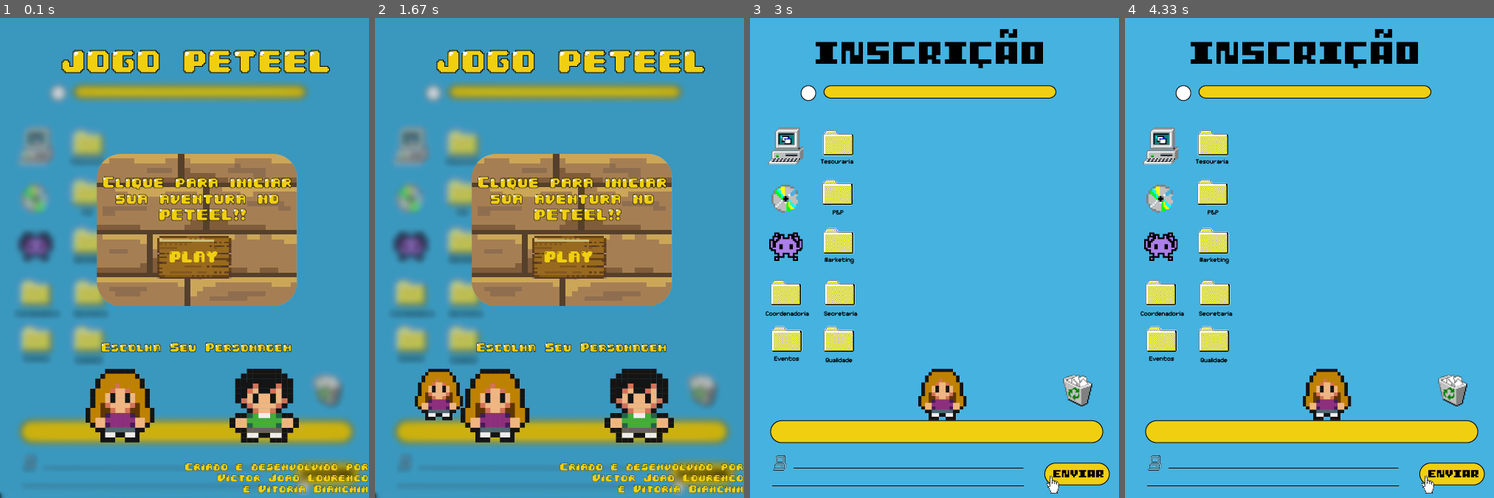
Above: before the commit, frames 1-4 (left to right).
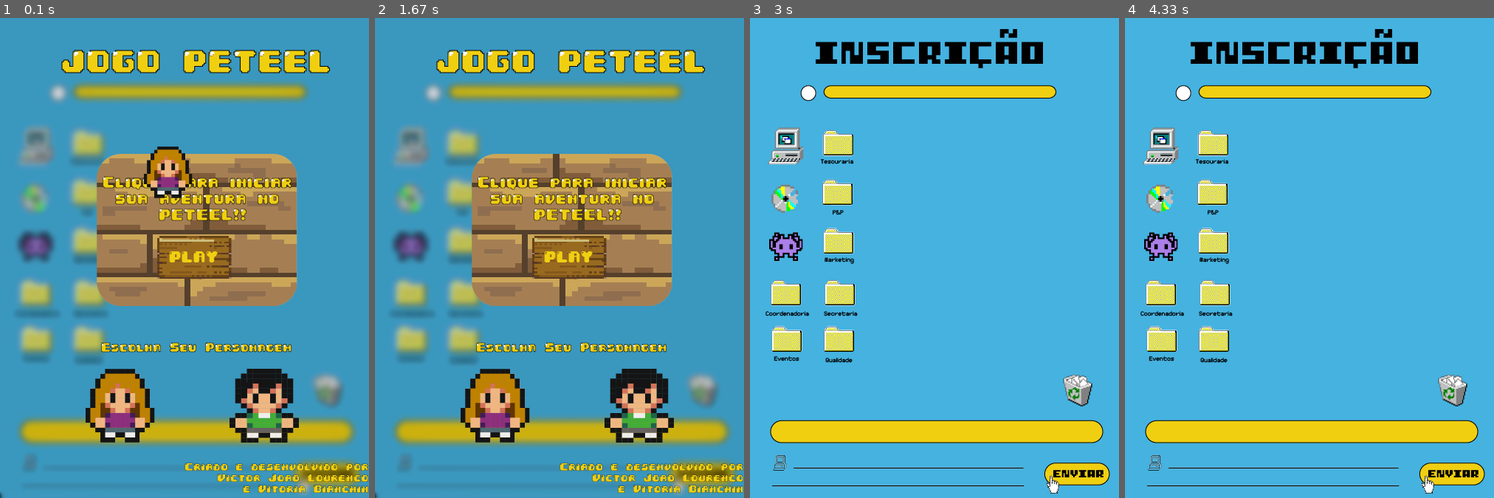
Above: after the commit, the same moments.

Repository: Victor-J-L/JOGO-PETEEL
Game: pygame game, started from primeirafase.py
Same seed, same stepped clock (60 frames per second), same inputs: the game is played once before the commit and once after it.
Inputs (mouse positions are in pixels of both pictures, inside the frame that each line leads up to):
- Up to frame 1 (0.1 s): no input
- Up to frame 2 (1.67 s): hold Left 0.33-0.87 s; hold Left 0.9-1.3 s; hold Right from 1.33 s (still down)
- Up to frame 3 (3 s): release Right at 1.97 s; hold Left 2-2.47 s; click (871, 373) at 2.55 s; click (945, 258) at 2.88 s
- Up to frame 4 (4.33 s): hold Right 3.17-3.63 s; move the mouse to (1324, 315) at 3.2 s; hold Right 3.67-4.13 s; hold Left from 4.17 s (still down)

The runs differ from the first frame. In frame 1, 1.1% of the frame differs, in the area x 39-53%, y 26-38%; in frame 2, 1.1%, in the area x 10-24%, y 73-84%; in frame 3, 1.1%; in frame 4, 1.1%.

Commit message:
Criado Gravidade

Diff:
--- a/primeirafase.py
+++ b/primeirafase.py
@@ -31,7 +31,7 @@
         self.rect.top = 800
         self.rect.left = 228
         self.rect.right = 228
-        self.pos = vec(261, 510)
+        self.pos = vec(228,200)
         self.vel = vec(0, 0)
         self.acc = vec(0, 0)
 
@@ -161,16 +161,14 @@
             if event.type == pygame.MOUSEBUTTONDOWN:
                 personagem.image = pygame.image.load("Imagens/personagem/personagem1frente_min.png") #personagem1frente
                 personagem.rect = personagem.image.get_rect()
-                personagem.rect.top = 475
-                personagem.rect.left = 800
+                personagem.rect.center = (800,800)
                 selecao.rect.right = 217
 
         if xmouse >= personagem2.rect.left and xmouse <= personagem2.rect.right and ymouse <= personagem2.rect.bottom and ymouse >= personagem2.rect.top:
             if event.type == pygame.MOUSEBUTTONDOWN:
                 personagem.image = pygame.image.load("Imagens/personagem/personagem2frente_min.png") #personagem1frente
                 personagem.rect = personagem.image.get_rect()
-                personagem.rect.top = 475
-                personagem.rect.left = 800
+                personagem.rect.center=(800,800)
                 selecao.rect.right = 412
 
         if xmouse >= botaoplay.rect.left and xmouse <= botaoplay.rect.right and ymouse <= 351 and ymouse >= 295:
@@ -179,39 +177,30 @@
                 botaoplay.rect.left = 800
                 personagem1.rect.left = 800
                 personagem2.rect.left = 800
-                personagem.rect.top = 475
-                personagem.rect.left = 228
+                personagem.rect.center = (228,200)
                 selecao.rect.right = 800
                 fundo = pygame.image.load("Imagens/Primeira Fase/fundo1_1.png")
 
        #Código Movimento do personagem
-        personagem.acc = vec(0, 0)
+        personagem.acc = vec(0, 0.5)
         keys = pygame.key.get_pressed()
         if keys[pygame.K_LEFT]:
             personagem.acc.x = -0.5
-            personagem.acc += personagem.vel * (-0.12)
-            personagem.vel += personagem.acc
-            personagem.pos += personagem.vel + 0.5 * personagem.acc
-
-            if personagem.pos.x > 500:
-                personagem.pos.x = 0
-            if personagem.pos.x < 0:
-                personagem.pos.x = 500
-
-            personagem.rect.center = personagem.pos
 
         if keys[pygame.K_RIGHT]:
             personagem.acc.x = 0.5
-            personagem.acc += personagem.vel * (-0.12)
-            personagem.vel += personagem.acc
-            personagem.pos += personagem.vel + 0.5 * personagem.acc
-
-            if personagem.pos.x > 500:
-                personagem.pos.x = 0
-            if personagem.pos.x < 0:
-                personagem.pos.x = 500
-
-            personagem.rect.center = personagem.pos
+
+        personagem.acc.x += personagem.vel.x * (-0.12)
+        personagem.vel += personagem.acc
+        personagem.pos += personagem.vel + 0.5 * personagem.acc
+
+        if personagem.pos.x > 500:
+            personagem.pos.x = 0
+        if personagem.pos.x < 0:
+            personagem.pos.x = 500
+
+        personagem.rect.center = personagem.pos
+
 
         #Desenhar
         tela.blit(fundo, (0,0))
--- a/primeirafaseteste.py
+++ b/primeirafaseteste.py
@@ -212,11 +212,11 @@
                 fundo = pygame.image.load("Imagens/Primeira Fase/fundo1_1.png")
 
        #Código Movimento do personagem
-        personagem.acc = vec(0, 0)
+        """personagem.acc = vec(0, 0.5)
         keys = pygame.key.get_pressed()
         if keys[pygame.K_LEFT]:
             personagem.acc.x = -0.5
-            personagem.acc += personagem.vel * (-0.12)
+            personagem.acc.x += personagem.vel.x * (-0.12)
             personagem.vel += personagem.acc
             personagem.pos += personagem.vel + 0.5 * personagem.acc
 
@@ -228,17 +228,17 @@
             personagem.rect.center = personagem.pos
 
         if keys[pygame.K_RIGHT]:
-            personagem.acc.x = 0.5
-            personagem.acc += personagem.vel * (-0.12)
-            personagem.vel += personagem.acc
-            personagem.pos += personagem.vel + 0.5 * personagem.acc
+        personagem.acc.x = 0.5
+        personagem.acc.x += personagem.vel.x * (-0.12)
+        personagem.vel += personagem.acc
+        personagem.pos += personagem.vel + 0.5 * personagem.acc
 
             if personagem.pos.x > 500:
                 personagem.pos.x = 0
             if personagem.pos.x < 0:
                 personagem.pos.x = 500
 
-            personagem.rect.center = personagem.pos
+            personagem.rect.center = personagem.pos"""
 
         #Desenhar
         tela.blit(fundo, (0,0))
